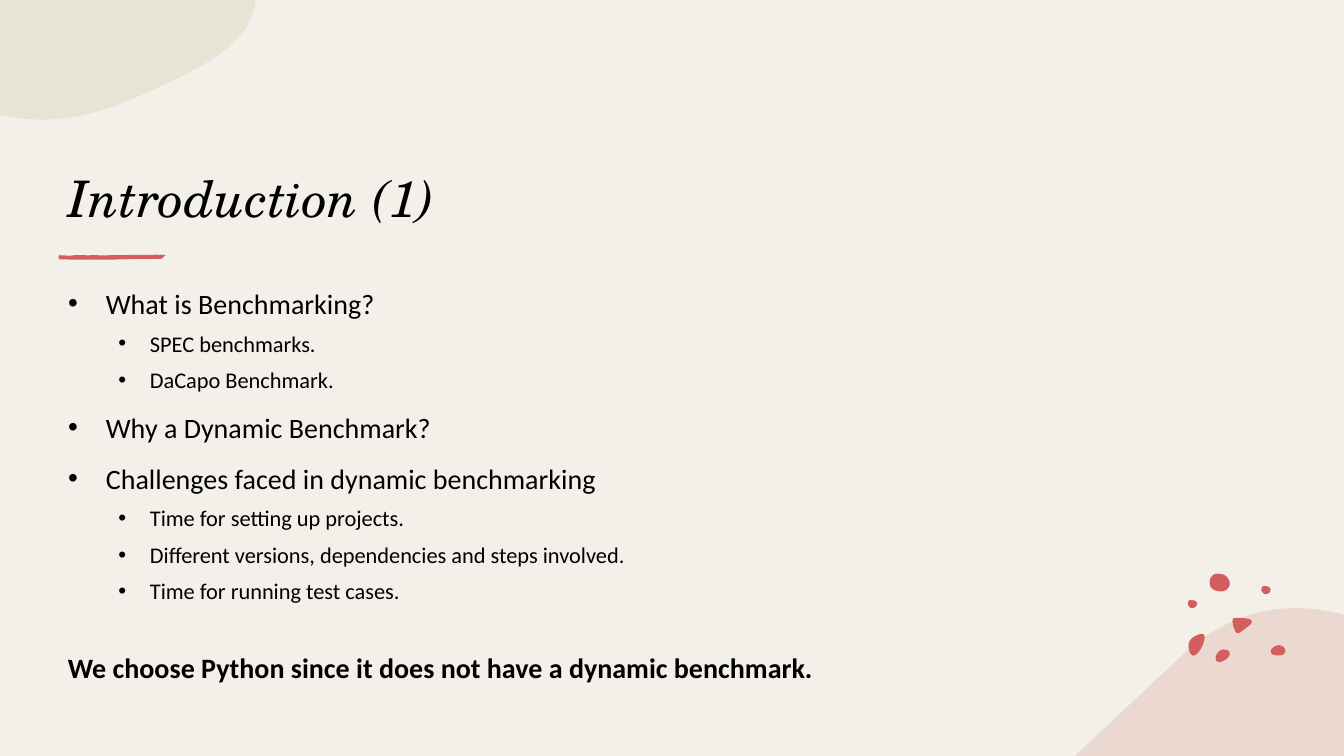
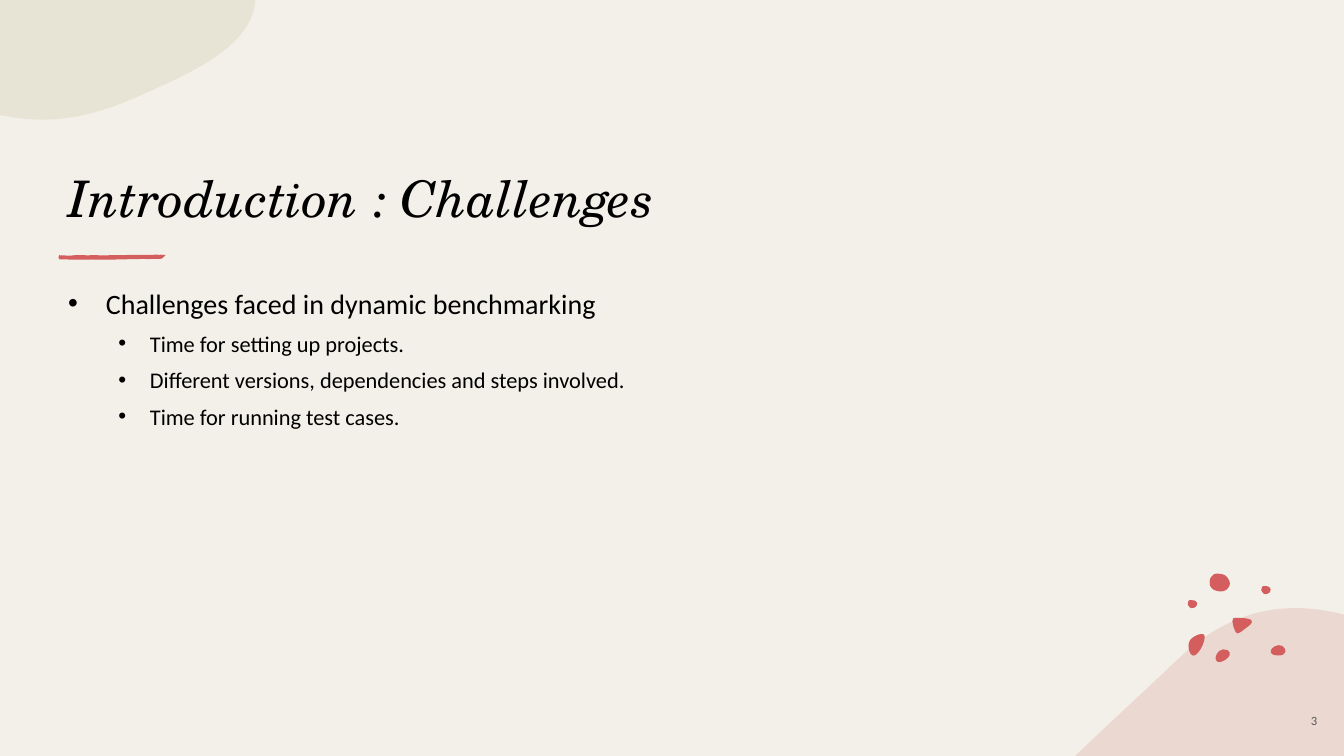
Before and after one commit to piyush-bajaj/DynamicPythonBenchmark, a slide deck: slide 3 of Kick-Off Presentation.pptx (slide 2 before the commit). Drawn at 1344x756 pixels with LibreOffice and Linux fonts; fonts in the diff are those of the drawing. Boxes give left, top, right and bottom in pixels: in the first picture for what was removed or moved away, otherwise in the second. Text is boxed around its words. In the diff, an @@ line names an element or a change of style, - is before the commit and + after.

```diff
--- a/Kick-Off Presentation.pptx
+++ b/Kick-Off Presentation.pptx
@@ title at bbox=[68, 180, 654, 227]: text changed @@
-Introduction (1)
+Introduction : Challenges
@@ text at bbox=[106, 294, 431, 443]: paragraphs removed @@
-• What is Benchmarking?
-    • SPEC benchmarks.
-    • DaCapo Benchmark.
-• Why a Dynamic Benchmark?
@@ text removed at bbox=[68, 658, 812, 683] @@
-We choose Python since it does not have a dynamic benchmark.
@@ page number added at bbox=[1311, 717, 1317, 725], 9 pt, text #595959 @@
+3
```
Also in this commit, not shown: 15 other slides changed, 1 slide added.
